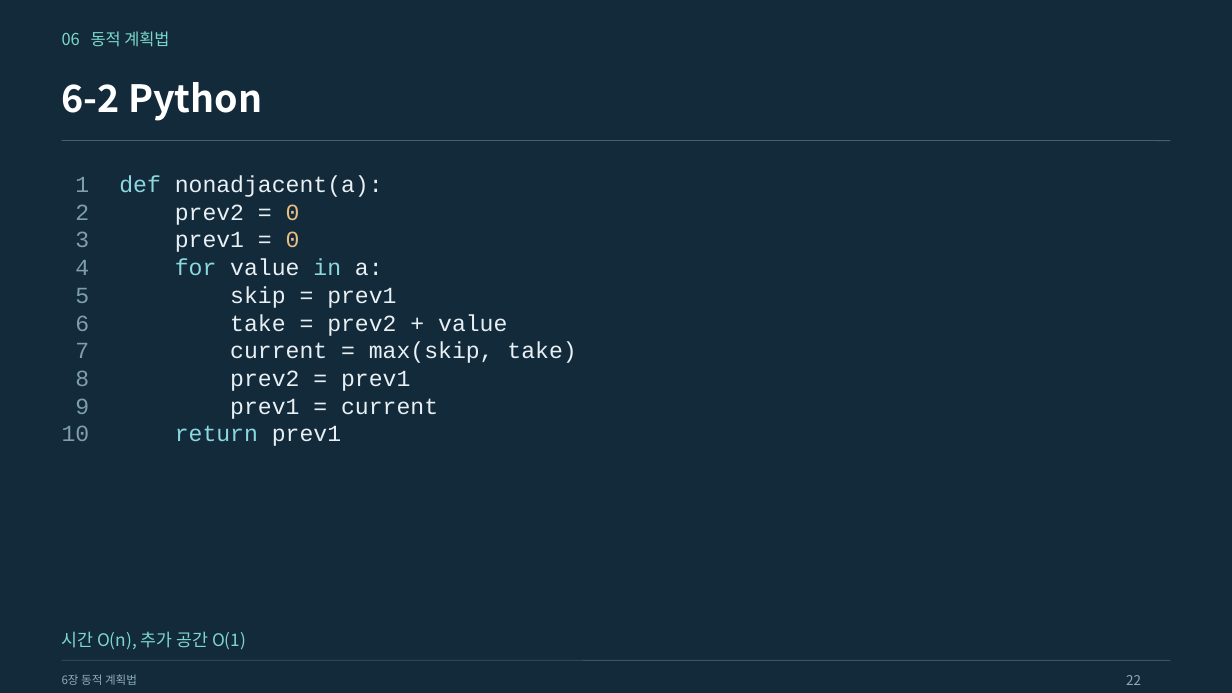
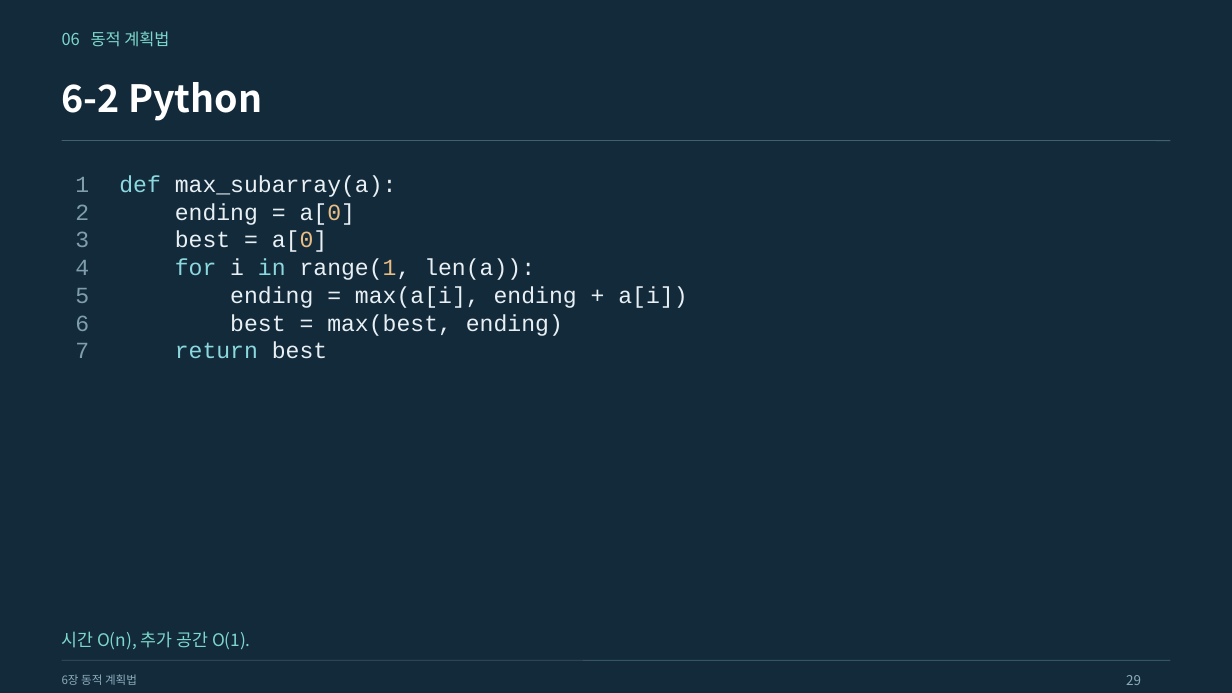
Before and after one commit to Sangdon-Park/Sangdon-Park.github.io, a slide deck: slide 29 of data/알고리즘/6장_동적_계획법.pptx (slide 22 before the commit). Drawn at 1232x693 pixels with LibreOffice and Linux fonts; fonts in the diff are those of the drawing. Boxes give left, top, right and bottom in pixels: in the first picture for what was removed or moved away, otherwise in the second. Text is boxed around its words. In the diff, an @@ line names an element or a change of style, - is before the commit and + after.

Commit message:
feat: rebuild chapter 6 around stairs and maximum subarray

```diff
--- a/data/알고리즘/6장_동적_계획법.pptx
+++ b/data/알고리즘/6장_동적_계획법.pptx
@@ text at [119,175,687,359]: text changed @@
-def nonadjacent(a):
-prev2 = 0
-prev1 = 0
-for value in a:
-skip = prev1
-take = prev2 + value
-current = max(skip, take)
-prev2 = prev1
-prev1 = current
-return prev1
+def max_subarray(a):
+ending = a[0]
+best = a[0]
+for i in range(1, len(a)):
+ending = max(a[i], ending + a[i])
+best = max(best, ending)
+return best
@@ text at [62,370,90,441]: paragraphs removed @@
-8
-9
-10
@@ text at [62,631,251,649]: text changed @@
-시간 O(n), 추가 공간 O(1)
+시간 O(n), 추가 공간 O(1).
@@ text at [1126,675,1141,685]: text changed @@
-22
+29
```
Also in this commit, not shown: 37 other slides changed, 20 slides added, 9 slides removed, 22 other files.
